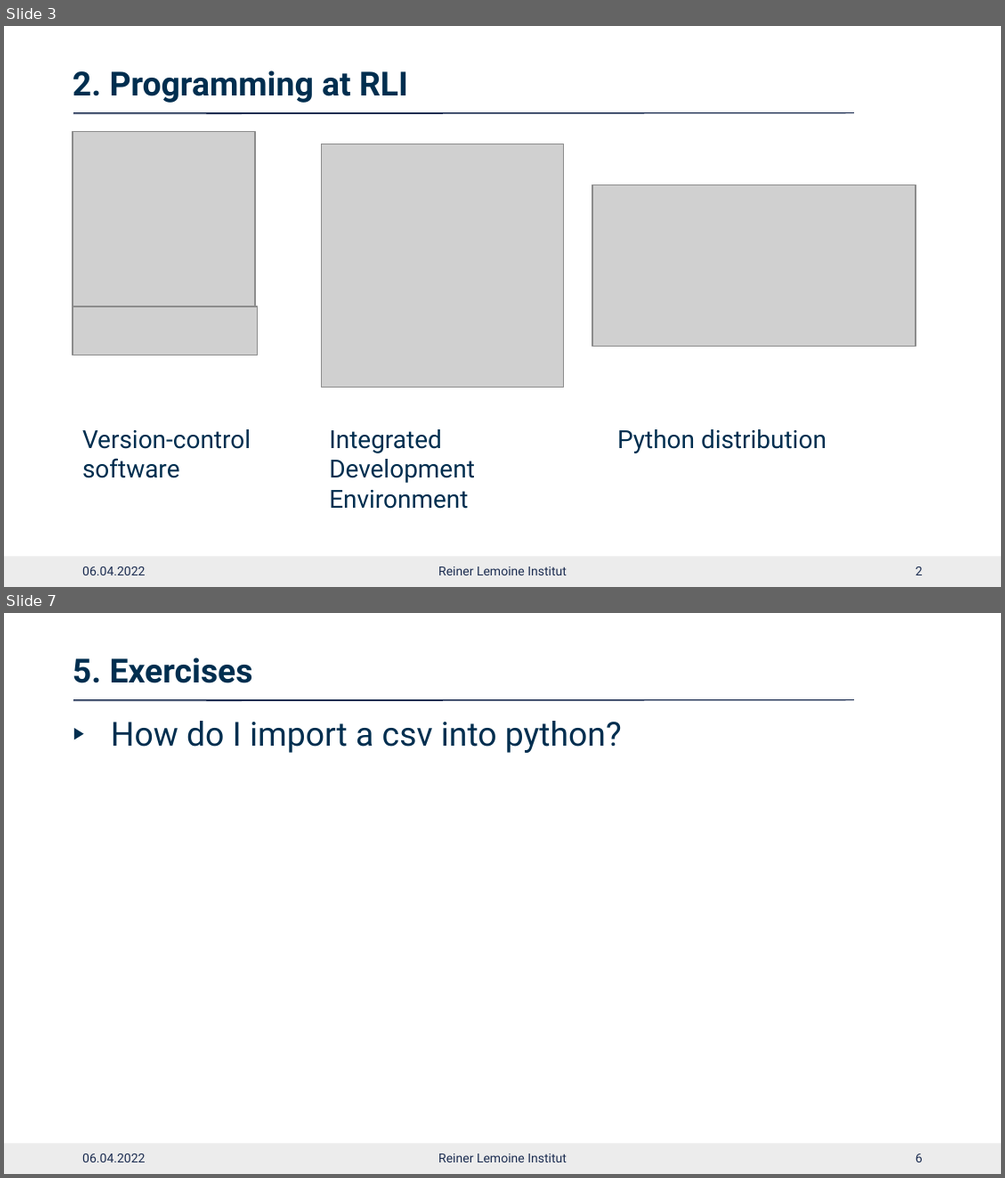
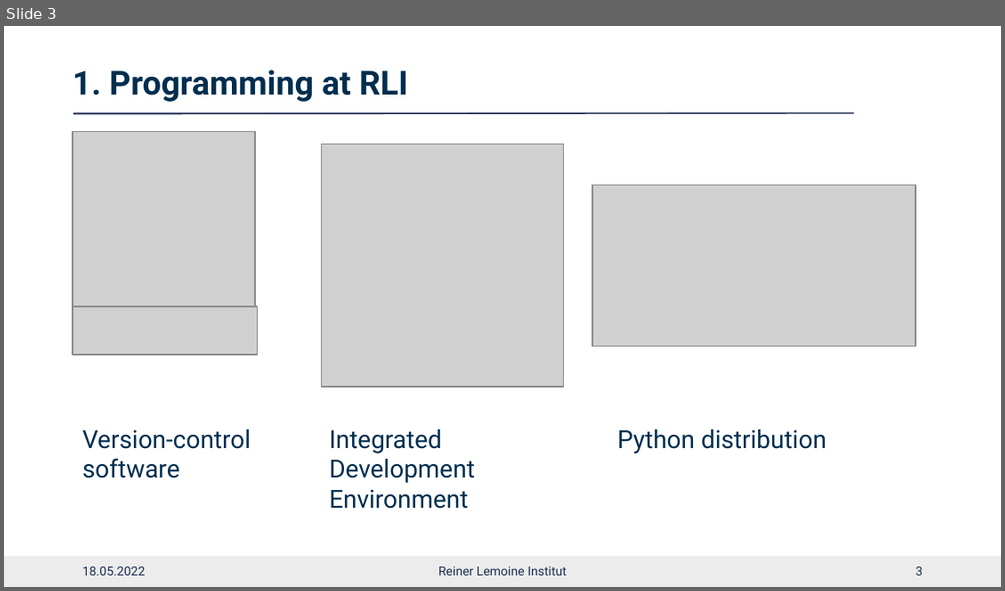
Before and after one commit to rl-institut/workshop, a slide deck: learn-python/presentations/2022-04-05_python_intro_draft.pptx. Shown one above the other, each under a label of ours: slides 3 and 7 before the commit, slide 3 after it; the slides between them are not shown. The pictures are 1005x1178 and 1005x591 pixels, drawn with LibreOffice and Linux fonts; fonts in the diff are those of the drawing; grey boxes stand for pictures; background and template pictures are left out. Boxes give left, top, right and bottom in pixels: in the first picture for what was removed or moved away, otherwise in the second. Text is boxed around its words. In the diff, an @@ line names an element or a change of style, - is before the commit and + after.

```diff
--- a/learn-python/presentations/2022-04-05_python_intro_draft.pptx
+++ b/learn-python/presentations/2022-04-05_python_intro_draft.pptx
@@ slide 7 removed at (x1=4, y1=613, x2=1001, y2=1174), background #FFFFFF; not listed: 3 template elements that a slide beside it also shows @@
@@ title removed at (x1=73, y1=657, x2=253, y2=683) @@
-5. Exercises
@@ text removed at (x1=111, y1=721, x2=622, y2=753) @@
-▶ How do I import a csv into python?
@@ text removed at (x1=82, y1=1153, x2=145, y2=1162) @@
-06.04.2022
@@ text removed at (x1=438, y1=1153, x2=566, y2=1162) @@
-Reiner Lemoine Institut
@@ page number removed at (x1=915, y1=1153, x2=922, y2=1162) @@
-6
@@ slide 3 changed as well @@
@@ text at (x1=73, y1=70, x2=408, y2=102): text changed @@
-2. Programming at RLI
+1. Programming at RLI
@@ line (73, 114) - (853, 112): stroke #1C2D51 0.5 pt to #1C2D51 0.75 pt @@
@@ line (73, 112) - (853, 112): stroke #1C2D51 0.5 pt to #1C2D51 0.75 pt @@
@@ text at (x1=82, y1=566, x2=145, y2=575): text changed @@
-06.04.2022
+18.05.2022
@@ page number at (x1=915, y1=566, x2=922, y2=575): text changed @@
-2
+3
```
Also in this commit, not shown: 3 other slides changed, 2 slides added, 2 other slides removed.
